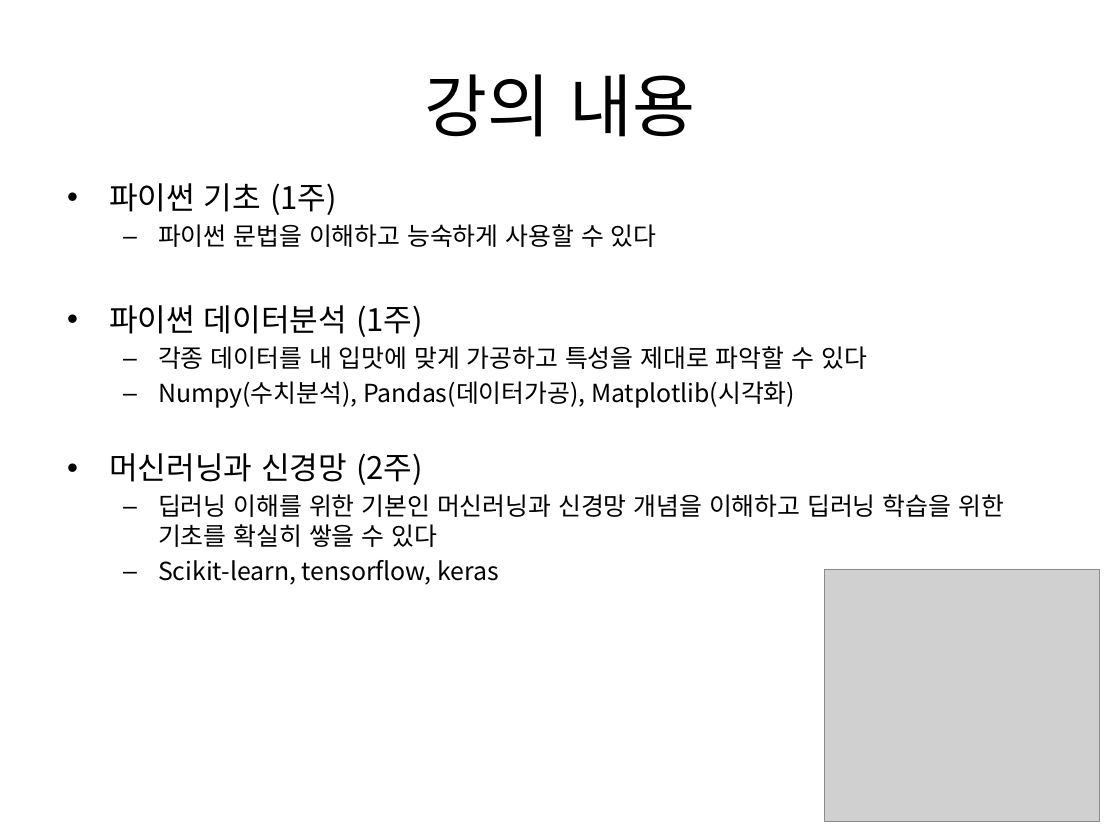
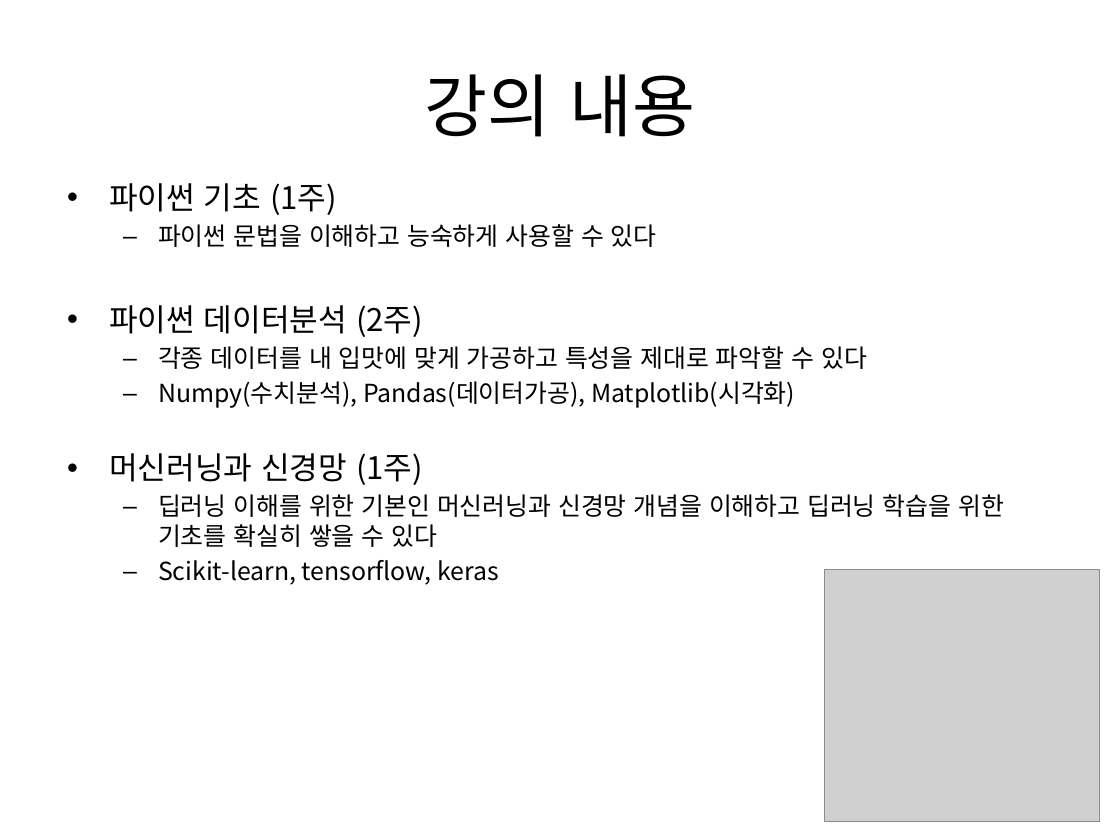
Before and after one commit to gubosd/lecture14, a slide deck: slide 4 of (2020.09.01) 강의소개.pptx. Drawn at 1120x840 pixels with LibreOffice and Linux fonts; fonts in the diff are those of the drawing; grey boxes stand for pictures. Boxes give left, top, right and bottom in pixels: in the first picture for what was removed or moved away, otherwise in the second. Text is boxed around its words. In the diff, an @@ line names an element or a change of style, - is before the commit and + after.

```diff
--- a/(2020.09.01) 강의소개.pptx
+++ b/(2020.09.01) 강의소개.pptx
@@ text at [109,305,423,337]: text changed @@
-• 파이썬 데이터분석 (1주)
+• 파이썬 데이터분석 (2주)
@@ text at [109,453,423,485]: text changed @@
-• 머신러닝과 신경망 (2주)
+• 머신러닝과 신경망 (1주)
```
